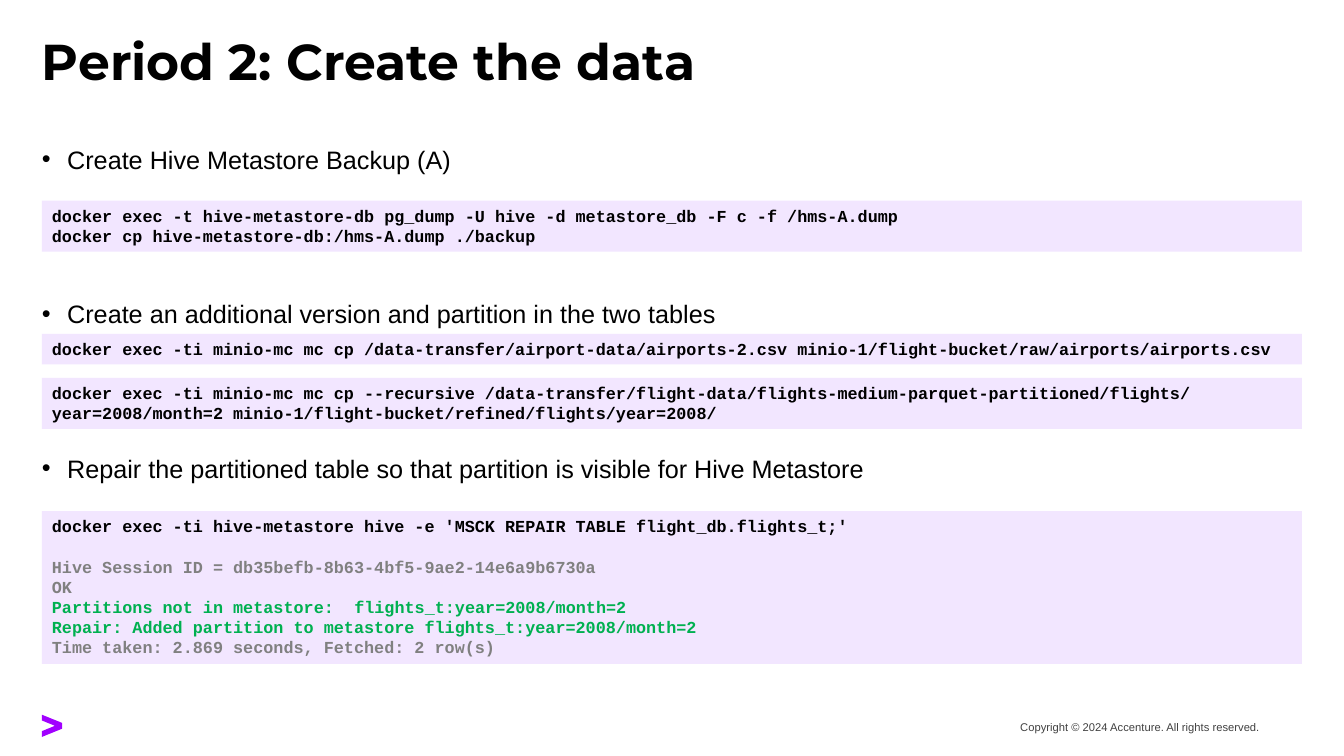
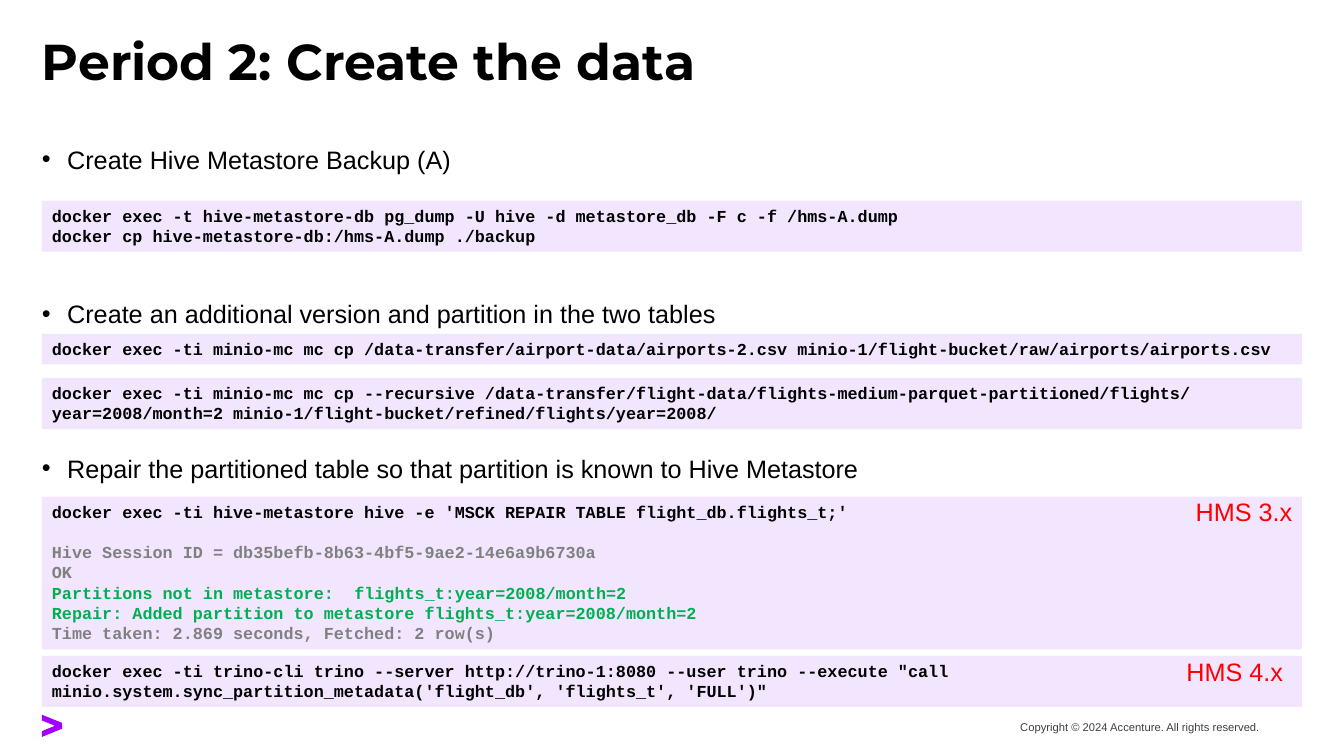
Before and after one commit to tasos71/hms-restore-test, a slide deck: slide 8 of hive-metastore-backup-restore-test.pptx (slide 7 before the commit). Drawn at 1344x756 pixels with LibreOffice and Linux fonts; fonts in the diff are those of the drawing. Boxes give left, top, right and bottom in pixels: in the first picture for what was removed or moved away, otherwise in the second. Text is boxed around its words. In the diff, an @@ line names an element or a change of style, - is before the commit and + after.

```diff
--- a/hive-metastore-backup-restore-test.pptx
+++ b/hive-metastore-backup-restore-test.pptx
@@ text at [67,459,858,483]: text changed @@
-• Repair the partitioned table so that partition is visible for Hive Metastore
+• Repair the partitioned table so that partition is known to Hive Metastore
@@ rectangle "docker exec -ti hive-metastore hive ...": place and size @@
-rectangle "docker exec -ti hive-metastore hive ..." at [42,511,1303,663]
+rectangle "docker exec -ti hive-metastore hive ..." at [42,497,1303,649]
@@ text added at [1196,503,1293,522], 18 pt, text #FF0000 @@
+HMS 3.x
@@ rectangle added at [42,656,1303,707], fill #F2E6FF, 12 pt, text #000000, bold @@
+docker exec -ti trino-cli trino --server http://trino-1:8080 --user trino --execute "call minio.system.sync_partition_metadata('flight_db', 'flights_t', 'FULL')"
@@ text added at [1186,663,1283,682], 18 pt, text #FF0000 @@
+HMS 4.x
```
Also in this commit, not shown: 16 other slides changed, 2 slides added, 55 other files.
